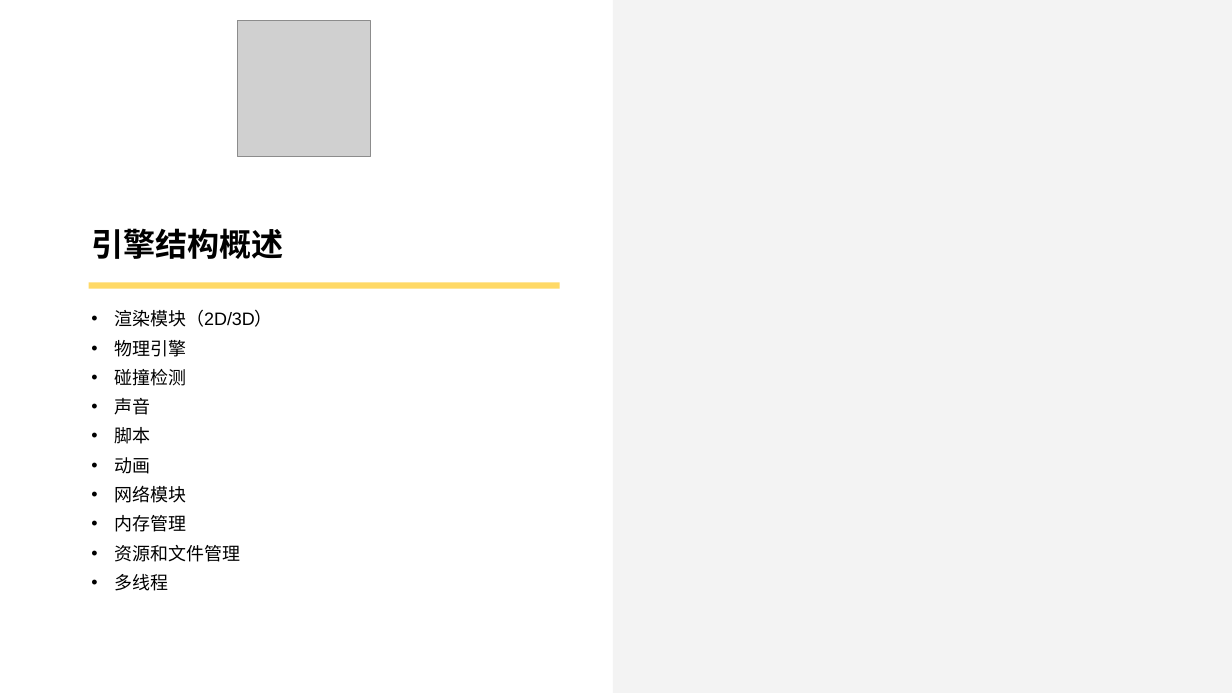
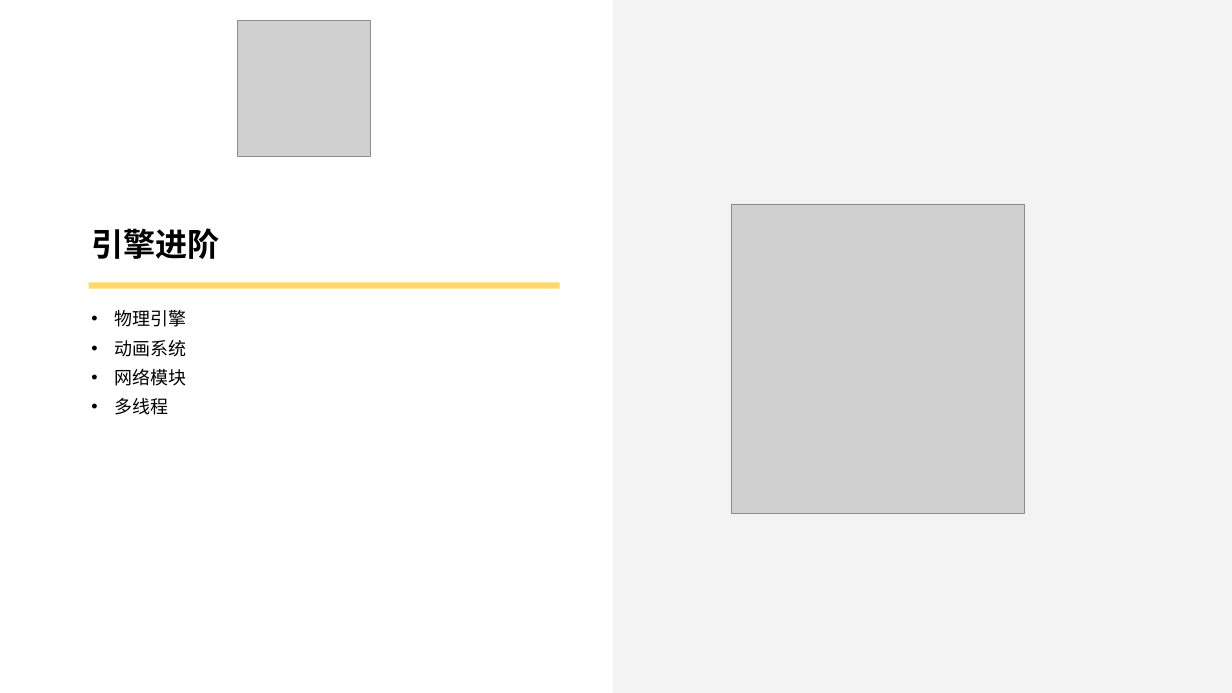
Before and after one commit to doomlover/KSGameEngineTutorials, a slide deck: slide 25 of PPTs/04.引擎基础概念与底层实用系统.pptx (slide 5 before the commit). Drawn at 1232x693 pixels with LibreOffice and Linux fonts; fonts in the diff are those of the drawing; grey boxes stand for pictures. Boxes give left, top, right and bottom in pixels: in the first picture for what was removed or moved away, otherwise in the second. Text is boxed around its words. In the diff, an @@ line names an element or a change of style, - is before the commit and + after.

```diff
--- a/PPTs/04.引擎基础概念与底层实用系统.pptx
+++ b/PPTs/04.引擎基础概念与底层实用系统.pptx
@@ picture added at (x1=731, y1=204, x2=1024, y2=513) @@
@@ text at (x1=91, y1=228, x2=219, y2=259): text changed @@
-引擎结构概述
+引擎进阶
@@ text at (x1=114, y1=309, x2=273, y2=327): paragraph removed @@
-• 渲染模块（2D/3D）
@@ text at (x1=114, y1=310, x2=186, y2=415): font Arial to Noto Sans CJK SC in "物理引擎", "网络模块", "多线程" @@
@@ text at (x1=114, y1=340, x2=186, y2=357): text changed; font Arial to Noto Sans CJK SC @@
-• 碰撞检测
-• 声音
-• 脚本
-• 动画
+• 动画系统
@@ text at (x1=114, y1=515, x2=240, y2=562): paragraphs removed @@
-• 内存管理
-• 资源和文件管理
```
Also in this commit, not shown: 4 other slides changed, 24 slides added, 5 slides removed, 1 other file.
